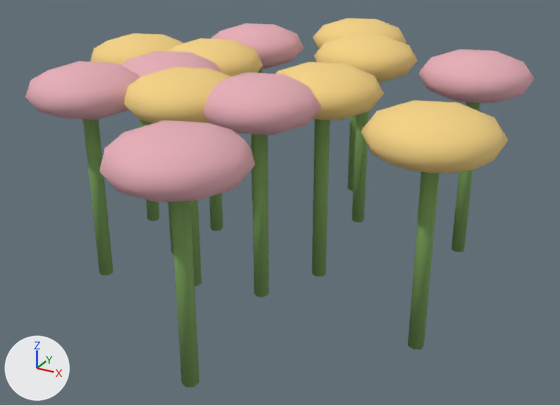
A saved change to the Blender file assets/blender/prop-wildflowers.blend.
Both versions are drawn from a camera (50 mm lens) standing at (0.955, -1.579, 0.963) and looking at (0.097, -0.019, 0.184). Arrows for +X, +Y and +Z are at lower left; the lights stay in place. The first picture is the older version.

In view in the first picture: 'prop-wildflowers_flower', 'prop-wildflowers_leaf', 'prop-wildflowers_pink'.
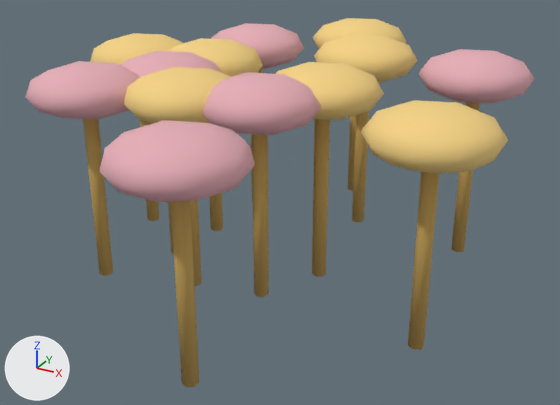
Boxes (x1, y1, x2, y2) around the edits, measured in the pictures (560 x 405 px):
'prop-wildflowers_leaf', recoloured
    both: (83, 69, 480, 387)

Edits to the bpy script that builds the scene:
```text
Change mat_leaf:
    mat_leaf.base_color: (0.2, 0.37, 0.105) -> (0.57, 0.37, 0.1)  # green #7ca45b -> orange #c7a459
```
